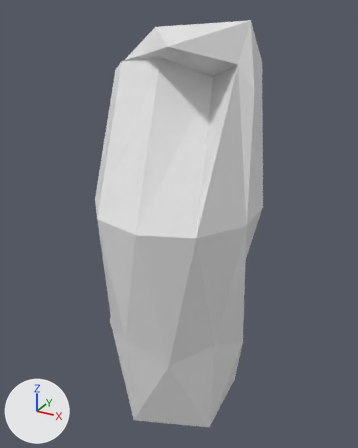
What one commit did to the FBX model The War Inside Your Body/Assets/Prefabs/Proteins/protein_7.fbx.
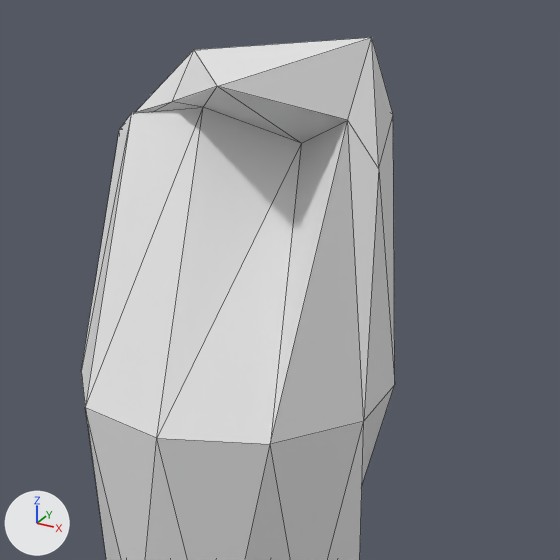
Each version appears first whole from a 50 mm camera at (2.442, 0.964, 4.079) aimed at (-0.084, 5.557, 1.783), and next in a close-up on the part from 14% to 98% of the width and 0% to 67% of the height. The lights are fixed; the arrows at lower left show +X, +Y and +Z. The close-ups show mesh edges as thin lines. Where no turn or scale is listed for an object, it has been applied to the vertices.

Objects in the first close-up: 'main body.003'.
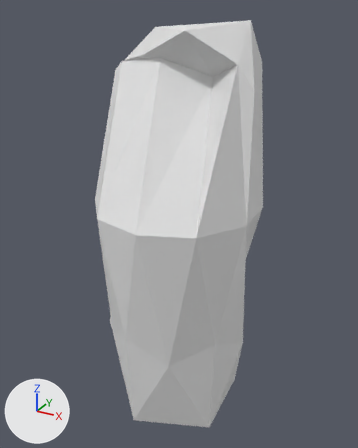
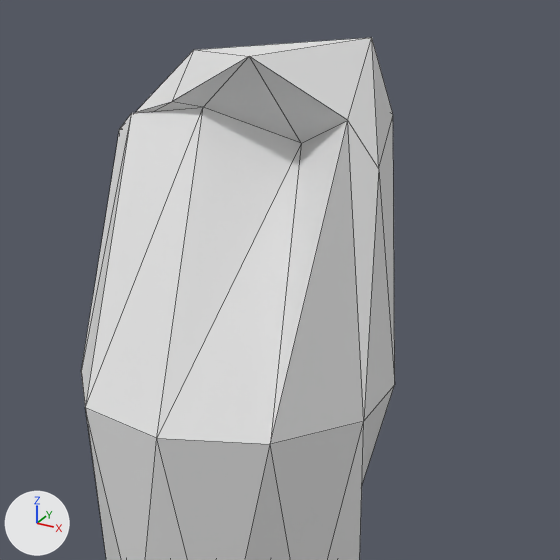
The newer file is also turned or shifted as a whole; pictures and numbers use the older file's frame.

What differs and where, as boxes (x1, y1, x2, y2) in the close-ups (560 x 560 px; the box of a moved part takes in the faces that stretch with it):
part 1 of me_icosphere_015, moved or reshaped: (172, 38, 372, 143) in both
part 2 of me_icosphere_015, shading changed: (81, 39, 395, 560) in both

The edits, one by one:
me_icosphere_015 has 46 vertices, 82 faces and spans x -0.92..0.92, y -0.94..0.94, z -2.75..1.89.
me_icosphere_015 is used by ob_main_body_003; location (-0.069, 5.494, 2.068).
Part 1, on me_icosphere_015:
Vertex 37 of me_icosphere_015 moves from (0.19, -0.51, 1.68) at pixel (217, 86) to (0.19, -0.19, 1.81) at pixel (249, 56).
me_icosphere_015 part 2: edges marked sharp go from 126 to 125.
